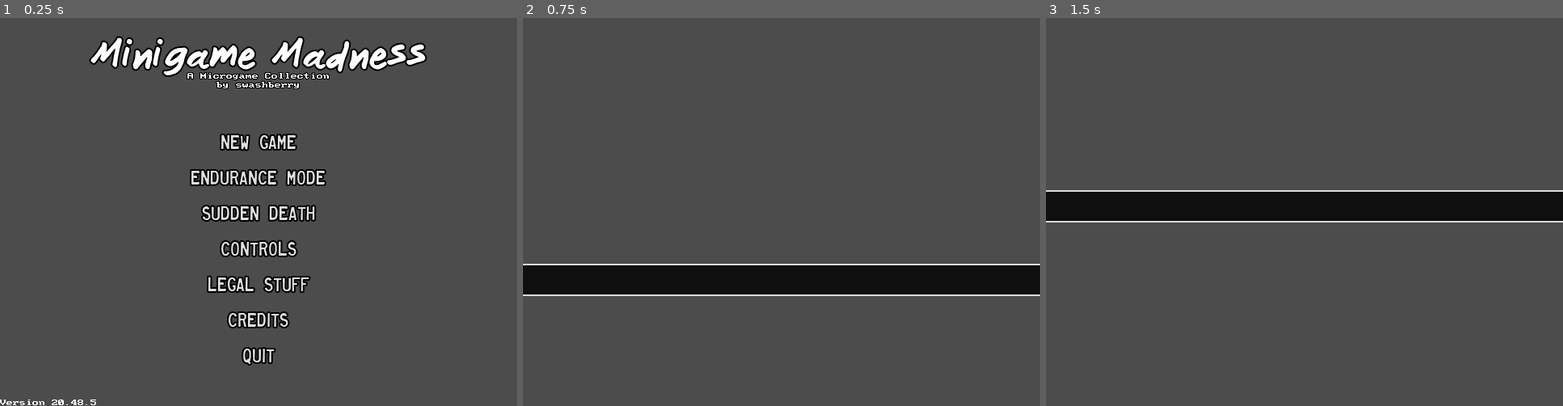
Above: before the commit, frames 1-3 (left to right).
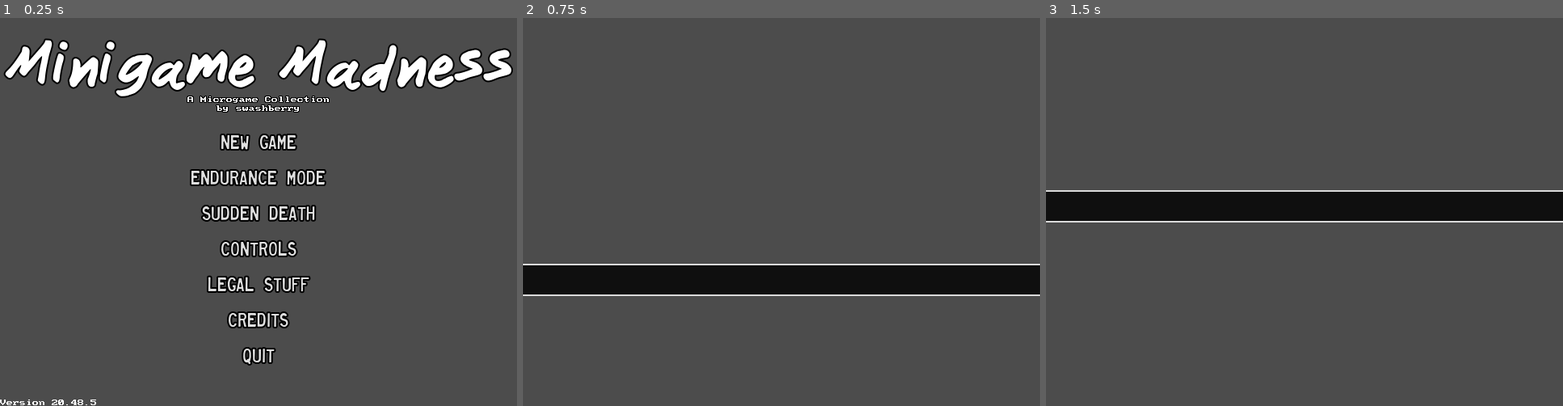
Above: after the commit, the same moments.

Repository: swashdev/minigame-madness
Game: Godot game, scene res://master/scenes/master.tscn
The game is run twice, just before and just after one commit, with the same random seed, the same clock (stepped at 60 frames per second) and the same inputs.
Inputs (mouse positions are in pixels of both pictures, inside the frame that each line leads up to):
- Up to frame 1 (0.25 s): no input
- Up to frame 2 (0.75 s): click "New Game" at 0.5 s
- Up to frame 3 (1.5 s): tap Enter at 1.25 s; move the mouse to (1418, 192) at 1.27 s; hold Right (move_right) from 1.28 s (still down); hold Space (action) from 1.28 s (still down)

The runs differ from the first frame. In frame 1, 7.8% of the frame differs, in the area x 0-100%, y 4-25%; in frame 2, nothing differs; in frame 3, nothing differs.

Commit message:
[MASTER] increase the size of the title font.

Diff:
--- a/master/fonts/title.tres
+++ b/master/fonts/title.tres
@@ -4,7 +4,7 @@
 
 [resource]
 resource_name = "Janitor"
-size = 48
+size = 72
 outline_size = 2
 outline_color = Color( 0, 0, 0, 1 )
 extra_spacing_top = 6
--- a/master/scenes/menus/main_menu.tscn
+++ b/master/scenes/menus/main_menu.tscn
@@ -138,7 +138,7 @@
 
 [node name="Title" type="Label" parent="."]
 anchor_right = 1.0
-margin_bottom = 98.0
+margin_bottom = 127.0
 custom_fonts/font = ExtResource( 7 )
 text = "Minigame Madness"
 align = 1
